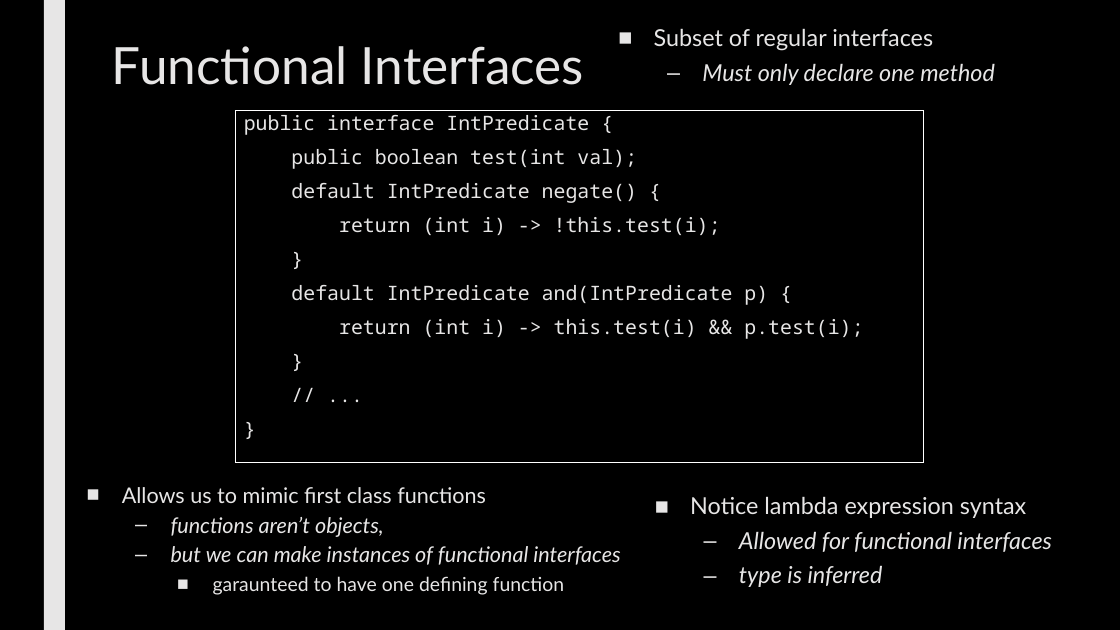
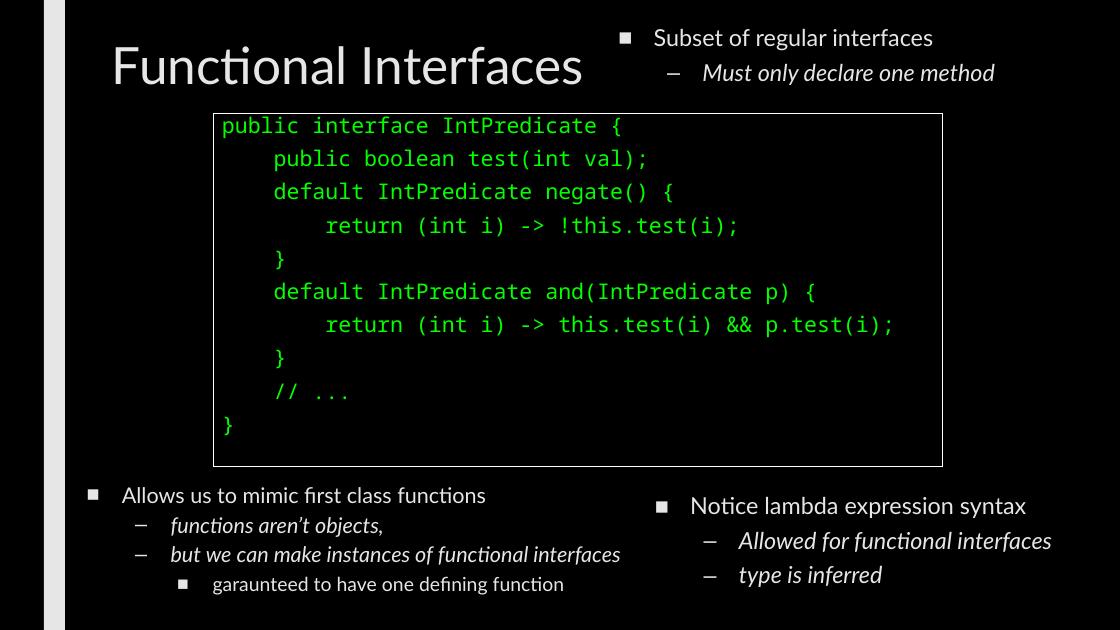
Before and after one commit to max7patek/metaprogramming, a slide deck: slide 4 of slides/07-JavaReflection.pptx. Drawn at 1120x630 pixels with LibreOffice and Linux fonts; fonts in the diff are those of the drawing. Boxes give left, top, right and bottom in pixels: in the first picture for what was removed or moved away, otherwise in the second. Text is boxed around its words. In the diff, an @@ line names an element or a change of style, - is before the commit and + after.

```diff
--- a/slides/07-JavaReflection.pptx
+++ b/slides/07-JavaReflection.pptx
@@ rectangle "public interface IntPredicate {" resized from (x1=235, y1=110, x2=924, y2=463) to (x1=213, y1=114, x2=943, y2=467) @@
@@ rectangle "public interface IntPredicate {" at (x1=213, y1=114, x2=943, y2=467): size 17 to 18.5 pt, text colour #E7E6E6 to #05FF00; line spacing 0.84 to 0.74 @@
```
Also in this commit, not shown: 11 other slides changed.
